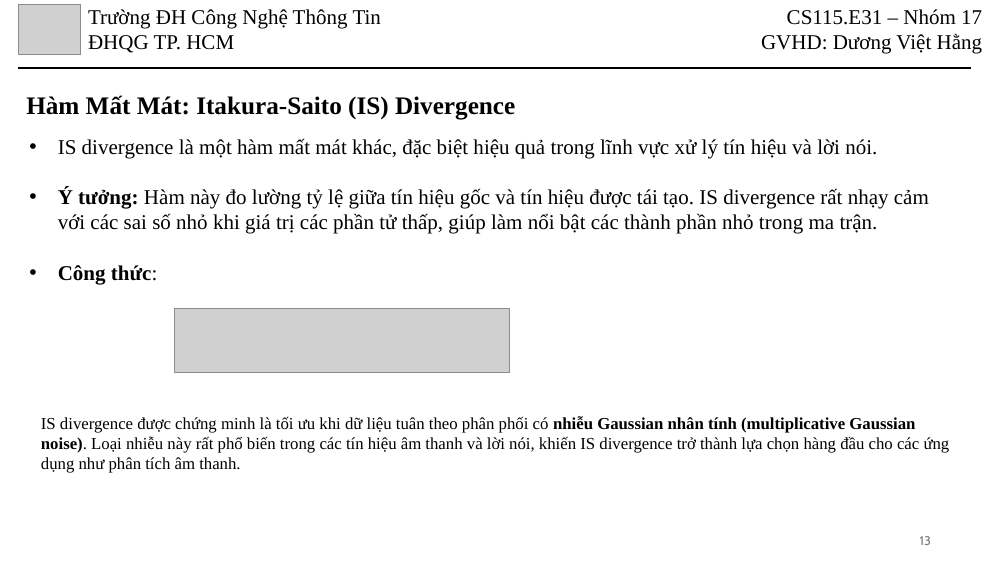
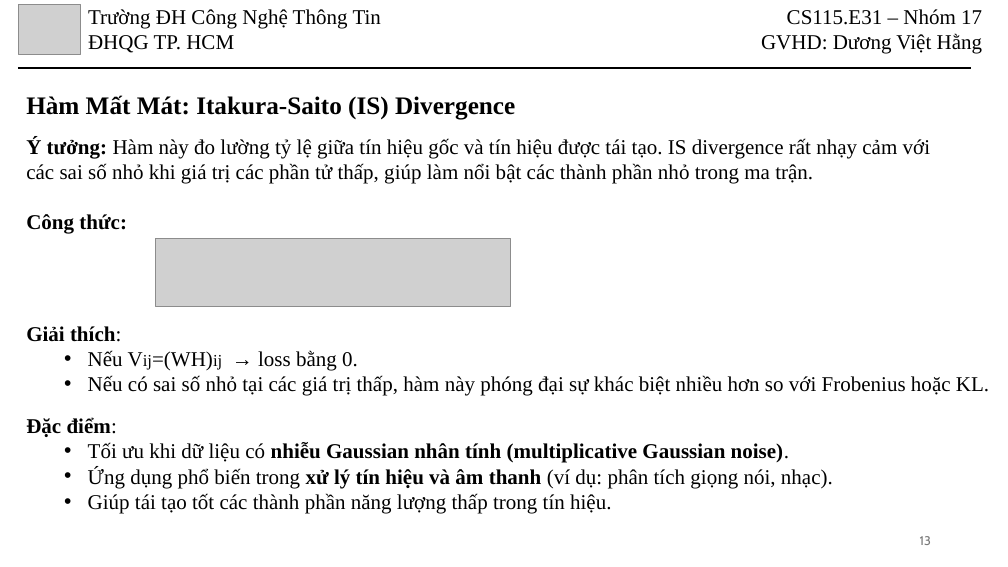
Before and after one commit to HoanHang/AI-UIT, a slide deck: slide 13 of Toan_KHMT/BaoCao/CS115-Nhom17-NMF.pptx. Drawn at 1008x567 pixels with LibreOffice and Linux fonts; fonts in the diff are those of the drawing; grey boxes stand for pictures. Boxes give left, top, right and bottom in pixels: in the first picture for what was removed or moved away, otherwise in the second. Text is boxed around its words. In the diff, an @@ line names an element or a change of style, - is before the commit and + after.

```diff
--- a/Toan_KHMT/BaoCao/CS115-Nhom17-NMF.pptx
+++ b/Toan_KHMT/BaoCao/CS115-Nhom17-NMF.pptx
@@ text "Ý tưởng: Hàm này đo ..." at [26, 138, 930, 234]: bold on in "thức:"; bullet • to none @@
@@ text at [58, 138, 877, 159]: paragraph removed @@
-• IS divergence là một hàm mất mát khác, đặc biệt hiệu quả trong lĩnh vực xử lý tín hiệu và lời nói.
@@ picture: place and size @@
-picture at [175, 309, 510, 373]
+picture at [155, 239, 510, 306]
@@ text added at [26, 326, 989, 396], 20 pt, text #000000 @@
+Giải thích:
+  • Nếu Vij=(WH)ij → loss bằng 0.
+  • Nếu có sai số nhỏ tại các giá trị thấp, hàm này phóng đại sự khác biệt nhiều hơn so với Frobenius hoặc KL.
@@ text at [26, 417, 833, 514]: text changed; size 16 to 20 pt @@
-IS divergence được chứng minh là tối ưu khi dữ liệu tuân theo phân phối có nhiễu Gaussian nhân tính (multiplicative Gaussian noise). Loại nhiễu này rất phổ biến trong các tín hiệu âm thanh và lời nói, khiến IS divergence trở thành lựa chọn hàng đầu cho các ứng dụng như phân tích âm thanh.
+Đặc điểm:
+  • Tối ưu khi dữ liệu có nhiễu Gaussian nhân tính (multiplicative Gaussian noise).
+  • Ứng dụng phổ biến trong xử lý tín hiệu và âm thanh (ví dụ: phân tích giọng nói, nhạc).
+  • Giúp tái tạo tốt các thành phần năng lượng thấp trong tín hiệu.
```
Also in this commit, not shown: 22 other slides changed, 2 slides removed.
